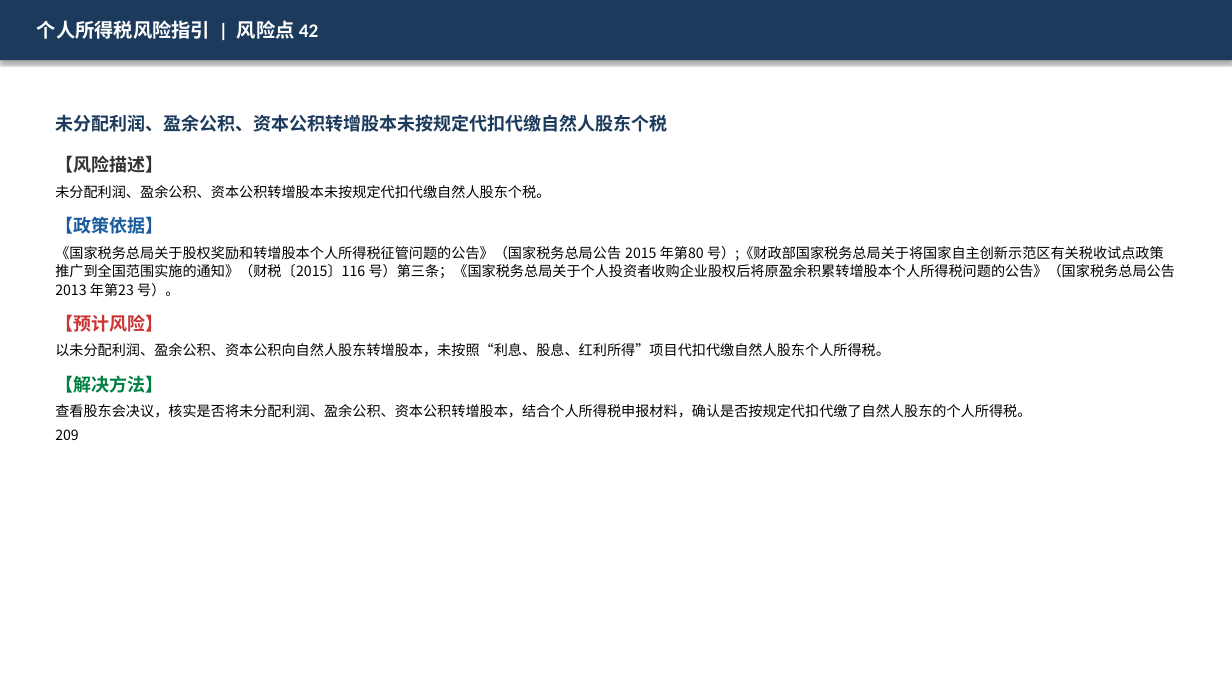
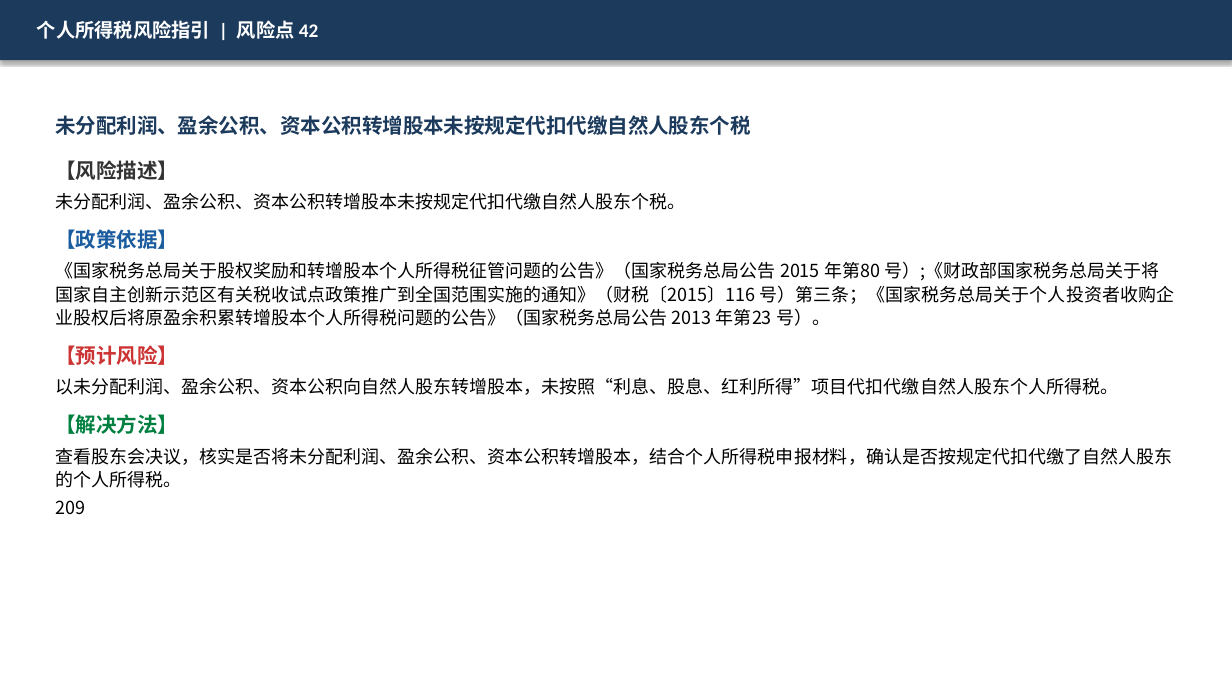
Before and after one commit to SlainTroyard/ppt, a slide deck: slide 43 of ppts_output_v3/03_个人所得税风险指引.pptx. Drawn at 1232x693 pixels with LibreOffice and Linux fonts; fonts in the diff are those of the drawing. Boxes give left, top, right and bottom in pixels: in the first picture for what was removed or moved away, otherwise in the second. Text is boxed around its words. In the diff, an @@ line names an element or a change of style, - is before the commit and + after.

```diff
--- a/ppts_output_v3/03_个人所得税风险指引.pptx
+++ b/ppts_output_v3/03_个人所得税风险指引.pptx
@@ text "未分配利润、盈余公积、资本公积转增股本未按规定代扣代缴自然人股东个税" at bbox=[55, 115, 1174, 515]: size 14 to 16 pt in "未分配利润、盈余公积、资本公积转增股本未按规定代扣代缴自然人股东个税", "【风险描述】", "【政策依据】", "【预计风险】" and 1 more places; size 11 to 14 pt in "未分配利润、盈余公积、资本公积转增股本未按规定代扣代缴自然人股东个税。", "《国家税务总局关于股权奖励和转增股本个人所得税征管问题的公告》（国家税务总局公告 2015 年第80 号）;《财政部国家 ...", "以未分配利润、盈余公积、资本公积向自然人股东转增股本，未按照“利息、股息、红利所得”项目代扣代缴自然人股东个人所得税。", "查看股东会决议，核实是否将未分配利润、盈余公积、资本公积转增股本，结合个人所得税申报材料，确认是否按规定代扣代缴了自然人 ..." and 1 more places; line spacing 18.2pt to 20.8pt; line spacing 14.3pt to 18.2pt @@
```
Also in this commit, not shown: 41 other slides changed, 20 other files.
